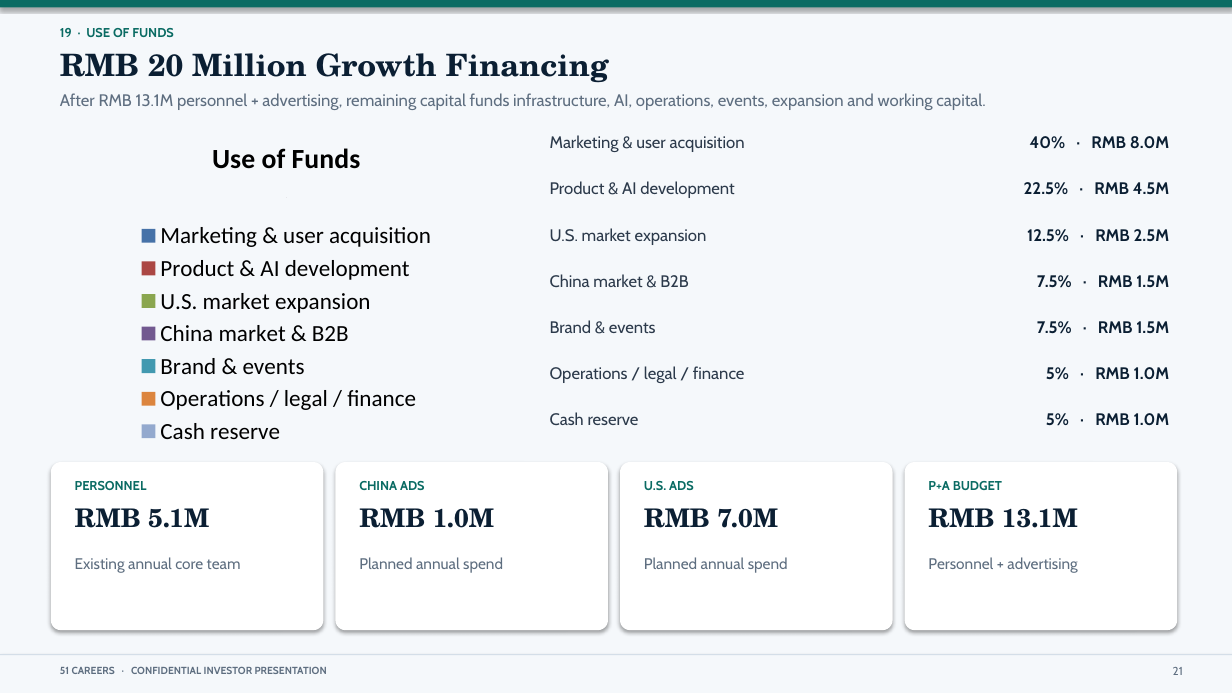
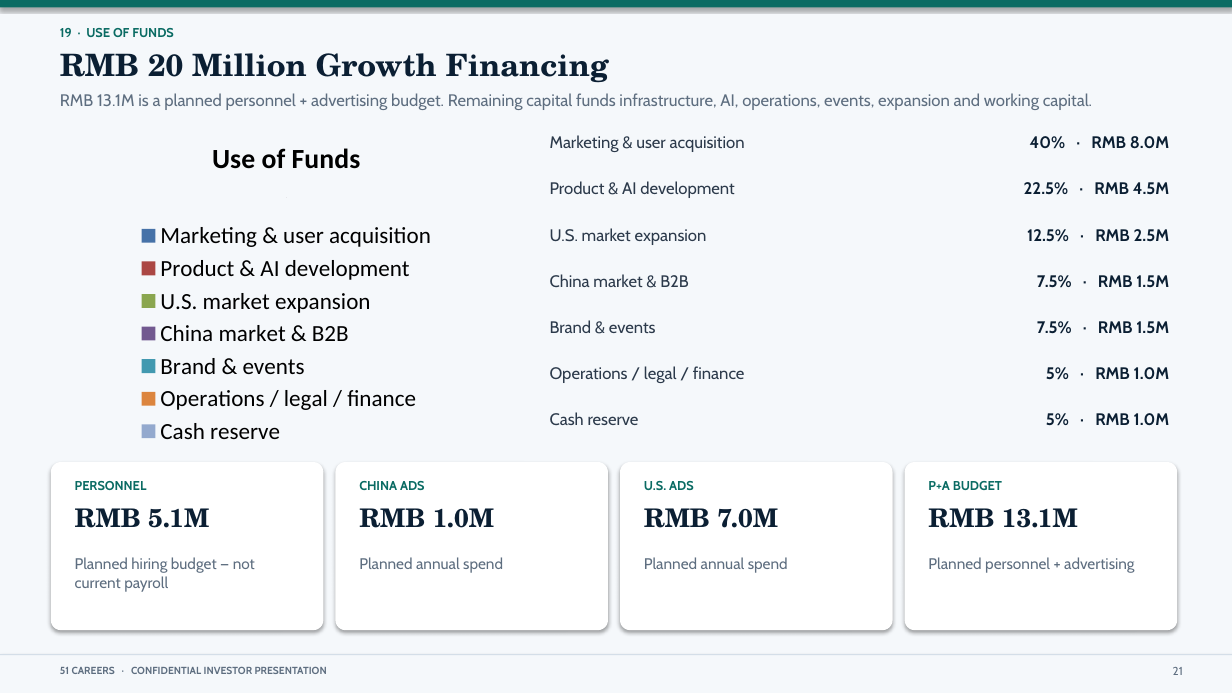
Before and after one commit to anthonyleedu/anthonyleedu, a slide deck: slide 21 of 51Careers_Addition.pptx. Drawn at 1232x693 pixels with LibreOffice and Linux fonts; fonts in the diff are those of the drawing. Boxes give left, top, right and bottom in pixels: in the first picture for what was removed or moved away, otherwise in the second. Text is boxed around its words. In the diff, an @@ line names an element or a change of style, - is before the commit and + after.

```diff
--- a/51Careers_Addition.pptx
+++ b/51Careers_Addition.pptx
@@ text at [60, 93, 1092, 110]: text changed @@
-After RMB 13.1M personnel + advertising, remaining capital funds infrastructure, AI, operations, events, expansion and working capital.
+RMB 13.1M is a planned personnel + advertising budget. Remaining capital funds infrastructure, AI, operations, events, expansion and working capital.
@@ text at [75, 557, 255, 592]: text changed @@
-Existing annual core team
+Planned hiring budget — not current payroll
@@ text at [928, 557, 1134, 573]: text changed @@
-Personnel + advertising
+Planned personnel + advertising
```
Also in this commit, not shown: 8 other slides changed, 1 slide added, 2 slides removed, 1 other file.
